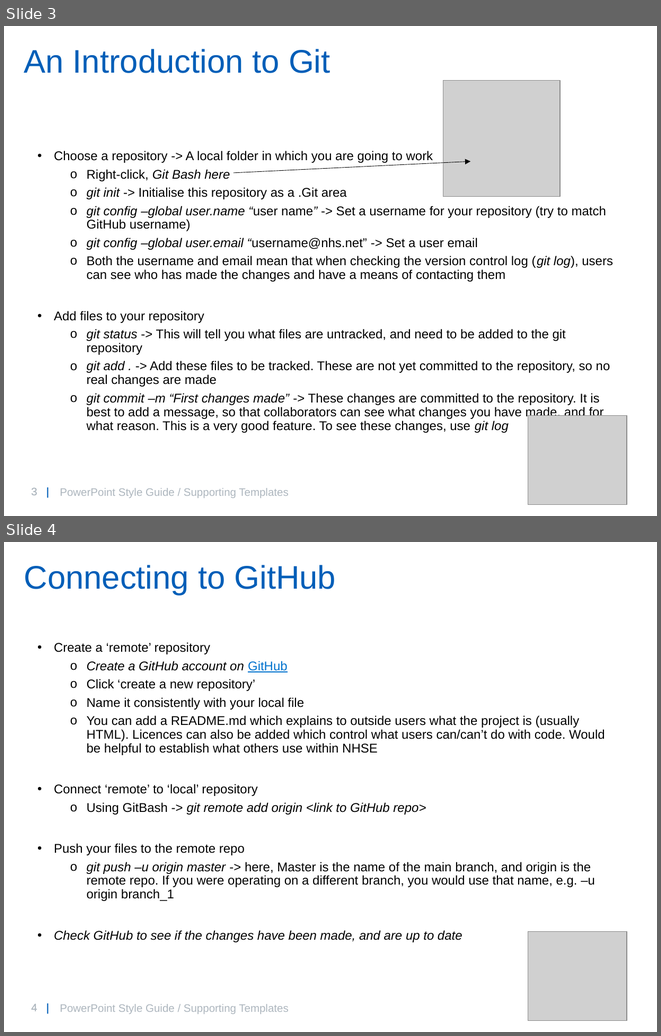
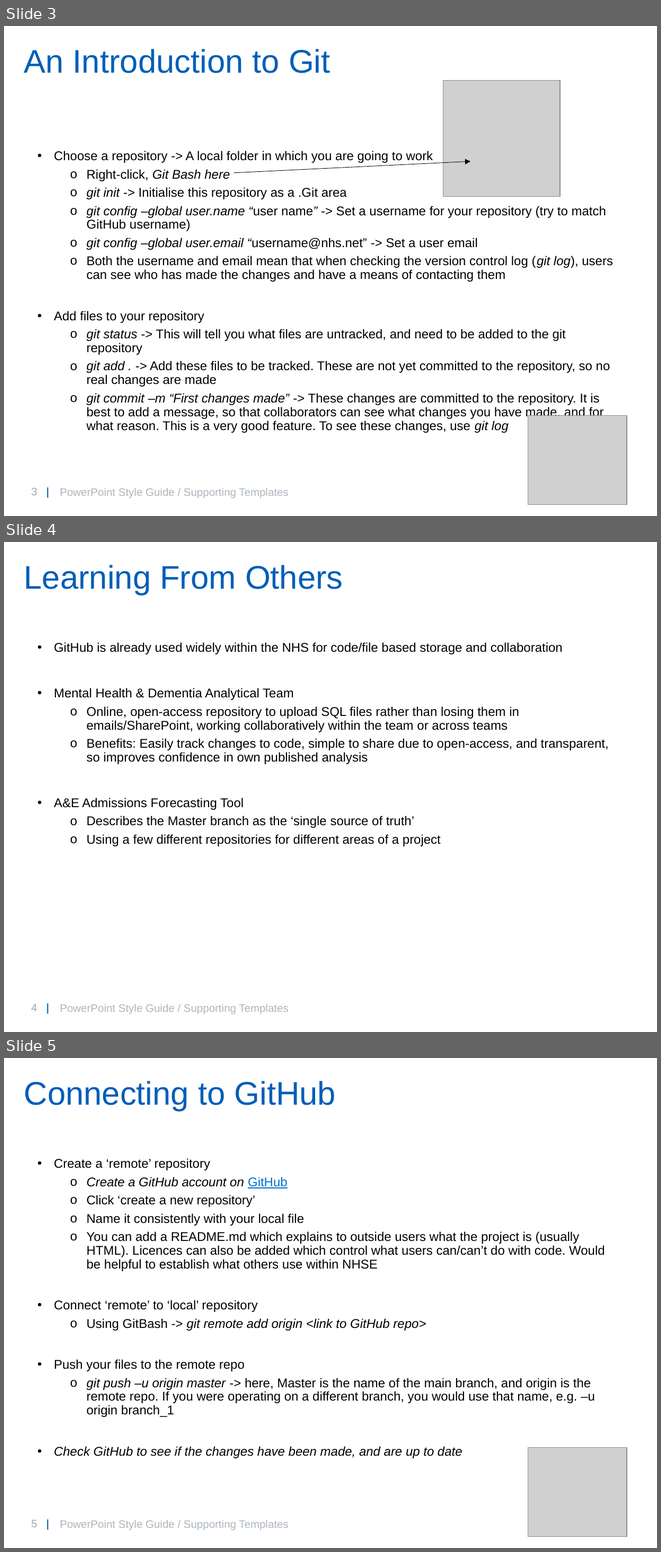
Before and after one commit to willbrooks2/Git_Introduction, a slide deck: GitIntro.pptx. Shown one above the other, each under a label of ours: slides 3 and 4 before the commit, slides 3, 4 and 5 after it. The pictures are 661x1036 and 661x1552 pixels, drawn with LibreOffice and Linux fonts; fonts in the diff are those of the drawing; grey boxes stand for pictures; background and template pictures are left out. Boxes give left, top, right and bottom in pixels: in the first picture for what was removed or moved away, otherwise in the second. Text is boxed around its words. In the diff, an @@ line names an element or a change of style, - is before the commit and + after.

Commit message:
update to ppt before merge

```diff
--- a/GitIntro.pptx
+++ b/GitIntro.pptx
@@ slide 4 added at box(4, 542, 657, 1032), background #FFFFFF; not listed: 2 template elements that a slide beside it also shows @@
@@ title added at box(24, 565, 343, 595), 36 pt, text #005EB8 @@
+Learning From Others
@@ text added at box(54, 642, 609, 846), 14 pt, text #000000 @@
+• GitHub is already used widely within the NHS for code/file based storage and collaboration
+• Mental Health & Dementia Analytical Team
+  o Online, open-access repository to upload SQL files rather than losing them in emails/SharePoint, working collaboratively within the team or across teams
+  o Benefits: Easily track changes to code, simple to share due to open-access, and transparent, so improves confidence in own published analysis
+• A&E Admissions Forecasting Tool
+  o Describes the Master branch as the ‘single source of truth’
+  o Using a few different repositories for different areas of a project
@@ text added at box(60, 1004, 288, 1014), 12 pt, text #ADB6BE @@
+PowerPoint Style Guide / Supporting Templates
@@ what was slide 4 is now slide 5 @@
@@ page number at box(25, 1513, 71, 1533): text changed @@
-4 |
+5 |
@@ page number at box(31, 1520, 37, 1527): text changed @@
-4 |
+5 |
```
